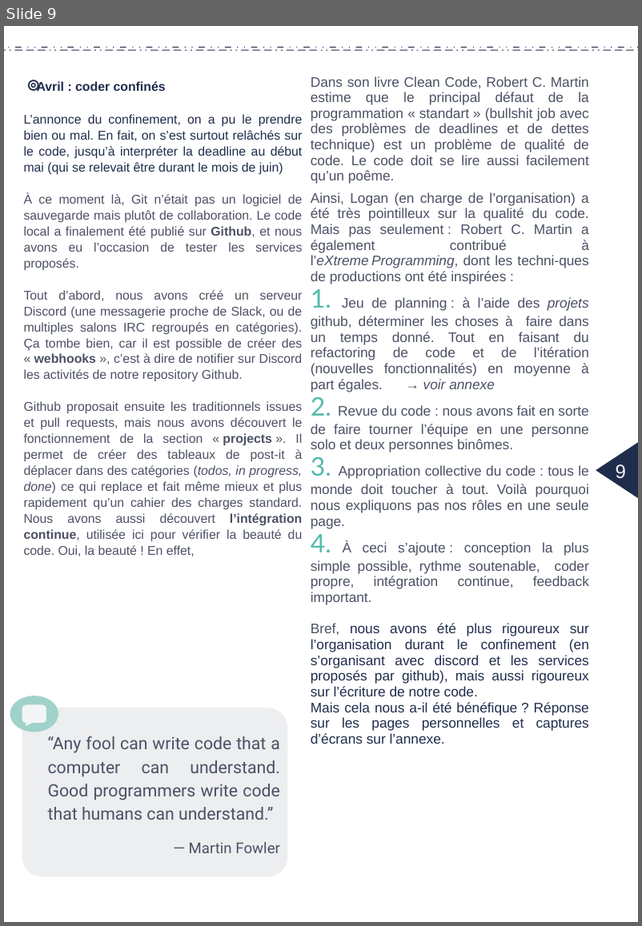
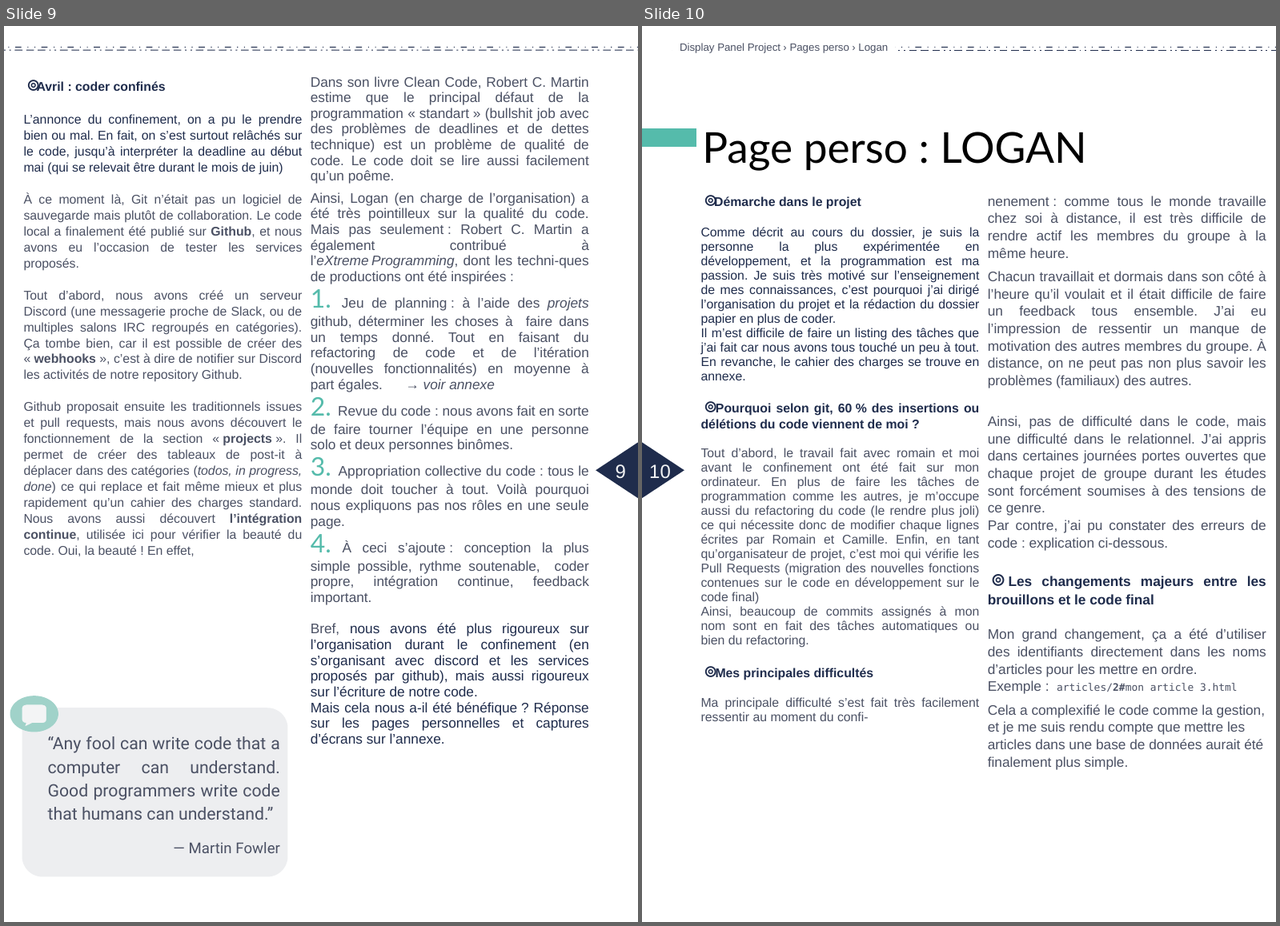
Before and after one commit to LoganTann/panneau, a slide deck: compte-rendu/CR_papier.odp. Shown side by side, each under a label of ours: slide 9 before the commit, slides 9 and 10 after it. The pictures are 642x926 and 1280x926 pixels, drawn with LibreOffice and Linux fonts; fonts in the diff are those of the drawing. Boxes give left, top, right and bottom in pixels: in the first picture for what was removed or moved away, otherwise in the second. Text is boxed around its words. In the diff, an @@ line names an element or a change of style, - is before the commit and + after.

Commit message:
Ajout page perso logan

```diff
--- a/compte-rendu/CR_papier.odp
+++ b/compte-rendu/CR_papier.odp
@@ slide 10 added at box(642, 26, 1276, 922), background #FFFFFF @@
@@ line added from (1276, 48) to (672, 48), #1F2C4C 0.79 pt @@
@@ text added at box(680, 43, 888, 53), 10 pt, text #4B5164 @@
+Display Panel Project › Pages perso › Logan
@@ line added from (672, 50) to (1276, 50), #1F2C4C 0.79 pt @@
@@ rectangle added at box(642, 128, 696, 147), fill #55BBAB @@
@@ title added at box(702, 132, 1087, 171), 40 pt, text #000000 @@
+Page perso : LOGAN
@@ text added at box(701, 196, 980, 721), 11.9 pt, text #4B5164 @@
+⌾ Démarche dans le projet
+Comme décrit au cours du dossier, je suis la personne la plus expérimentée en développement, et la programmation est ma passion. Je suis très motivé sur l’enseignement de mes connaissances, c’est pourquoi j’ai dirigé l’organisation du projet et la rédaction du dossier papier en plus de coder.
+Il m’est difficile de faire un listing des tâches que j’ai fait car nous avons tous touché un peu à tout. En revanche, le cahier des charges se trouve en annexe.
+⌾ Pourquoi selon git, 60 % des insertions ou délétions du code viennent de moi ?
+Tout d’abord, le travail fait avec romain et moi avant le confinement ont été fait sur mon ordinateur. En plus de faire les tâches de programmation comme les autres, je m’occupe aussi du refactoring du code (le rendre plus joli) ce qui nécessite donc de modifier chaque lignes écrites par Romain et Camille. Enfin, en tant qu’organisateur de projet, c’est moi qui vérifie les Pull Requests (migration des nouvelles fonctions contenues sur le code en développement sur le code final)
+Ainsi, beaucoup de commits assignés à mon nom sont en fait des tâches automatiques ou bien du refactoring.
+⌾ Mes principales difficultés
+Ma principale difficulté s’est fait très facilement ressentir au moment du confi-
@@ text added at box(988, 196, 1266, 769), 12.9 pt, text #4B5164 @@
+nenement : comme tous le monde travaille chez soi à distance, il est très difficile de rendre actif les membres du groupe à la même heure.
+Chacun travaillait et dormais dans son côté à l’heure qu’il voulait et il était difficile de faire un feedback tous ensemble. J’ai eu l’impression de ressentir un manque de motivation des autres membres du groupe. À distance, on ne peut pas non plus savoir les problèmes (familiaux) des autres.
+Ainsi, pas de difficulté dans le code, mais une difficulté dans le relationnel. J’ai appris dans certaines journées portes ouvertes que chaque projet de groupe durant les études sont forcément soumises à des tensions de ce genre.
+Par contre, j’ai pu constater des erreurs de code : explication ci-dessous.
+⌾ Les changements majeurs entre les brouillons et le code final
+Mon grand changement, ça a été d’utiliser des identifiants directement dans les noms d’articles pour les mettre en ordre.
+Exemple : articles/2#mon article 3.html
+Cela a complexifié le code comme la gestion, et je me suis rendu compte que mettre les articles dans une base de données aurait été finalement plus simple.
@@ triangle added at box(642, 442, 684, 498), fill #1F2C4C @@
@@ page number added at box(649, 464, 671, 483), 18 pt, text #F3F4F5 @@
+10
```
Also in this commit, not shown: 1 slide changed, 1 other slide added, 2 slides removed.
